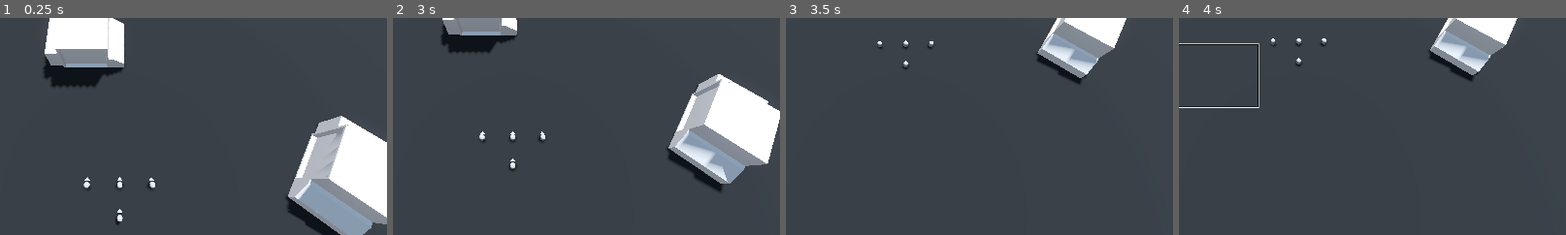
Above: before the commit, frames 1-4 (left to right).
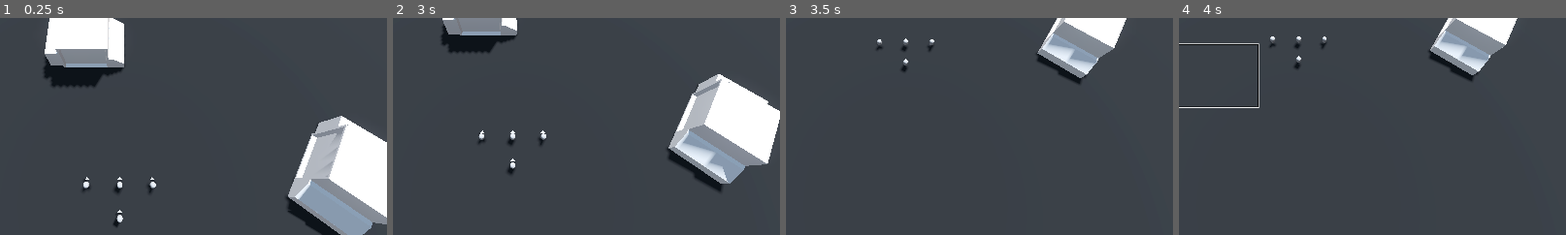
Above: after the commit, the same moments.

Repository: Tanner-Perham/ProjectRTS_v2
Game: Godot game, scene res://scenes/world_test_scene.tscn
Two runs of this game, one before a commit and one after it. Both use one fixed random seed, a clock stepped at 60 frames per second and the inputs below. This scene is started directly instead of the project's main scene.
Inputs (mouse positions are % of the whole screen's width and height, from its top left):
- Up to frame 1 (0.25 s): no input
- Up to frame 2 (3 s): click "Player Test Interface" at 0.5 s; click "Player Test Interface" at 1.25 s; click "Player Test Interface" at 2 s; tap Enter at 2.75 s; move the mouse to (72, 45) at 2.77 s; hold Down (camera_backward) from 2.78 s (still down); click (72, 45) at 2.92 s
- Up to frame 3 (3.5 s): keep holding Down (camera_backward)
- Up to frame 4 (4 s): release Down (camera_backward) at 3.5 s; drag from (30, 55) to (45, 70) at 3.52 s
The pictures show only the part of the screen within x 35-84%, y 49-99%; the shares and areas given below are measured in that part.

The runs differ from the first frame. In frame 1, 0.1% of the frame differs, in the area x 21-41%, y 73-97%; in frame 2, 0.1%; in frame 3, 0.2%; in frame 4, 0.2%, in the area x 23-39%, y 8-24%.

Commit message:
Added unit rotation and height offset

Diff:
--- a/scripts/test_unit.gd
+++ b/scripts/test_unit.gd
@@ -15,6 +15,9 @@
 var obj_data:Dictionary = {"SPEED": 8.0}
 
 func _ready() -> void:
+	await(get_tree().process_frame)
+	global_position = NavigationServer3D.map_get_closest_point(map_RID, global_position)
+	unit_graphic.position.y = NavigationServer3D.map_get_cell_height(map_RID) * 2
 	unselected()
 
 func selected() -> void:
@@ -34,6 +37,7 @@
 		var path_next_point:Vector3 = path_points_packed[pathing_point] - global_position
 		if path_next_point.length_squared() > 1.0:
 			var velocity:Vector3 = (path_next_point.normalized() * delta) * obj_data["SPEED"]
+			unit_rotate_to_direction(velocity)
 			global_position += velocity
 		else:
 			if pathing_point < (path_points_packed.size() - 1):
@@ -41,3 +45,6 @@
 				_physics_process(delta)
 			else:
 				pathing = false
+
+func unit_rotate_to_direction(direction:Vector3) -> void:
+	rotation.y = atan2(-direction.x, -direction.z)
